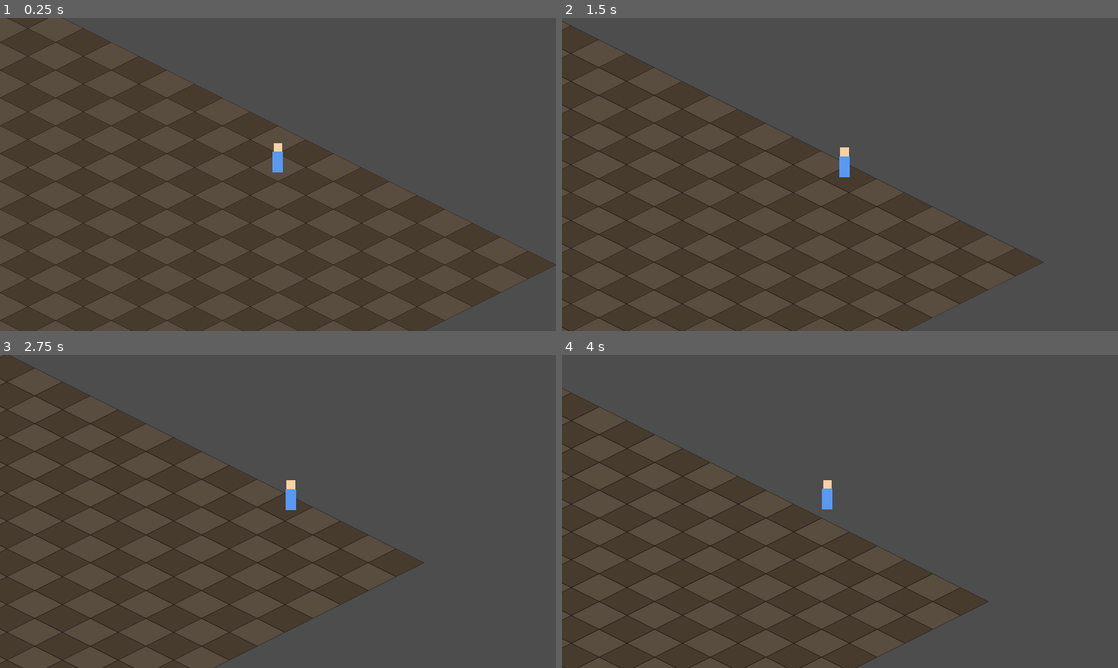
Above: before the commit, frames 1-4 (two rows, left to right).
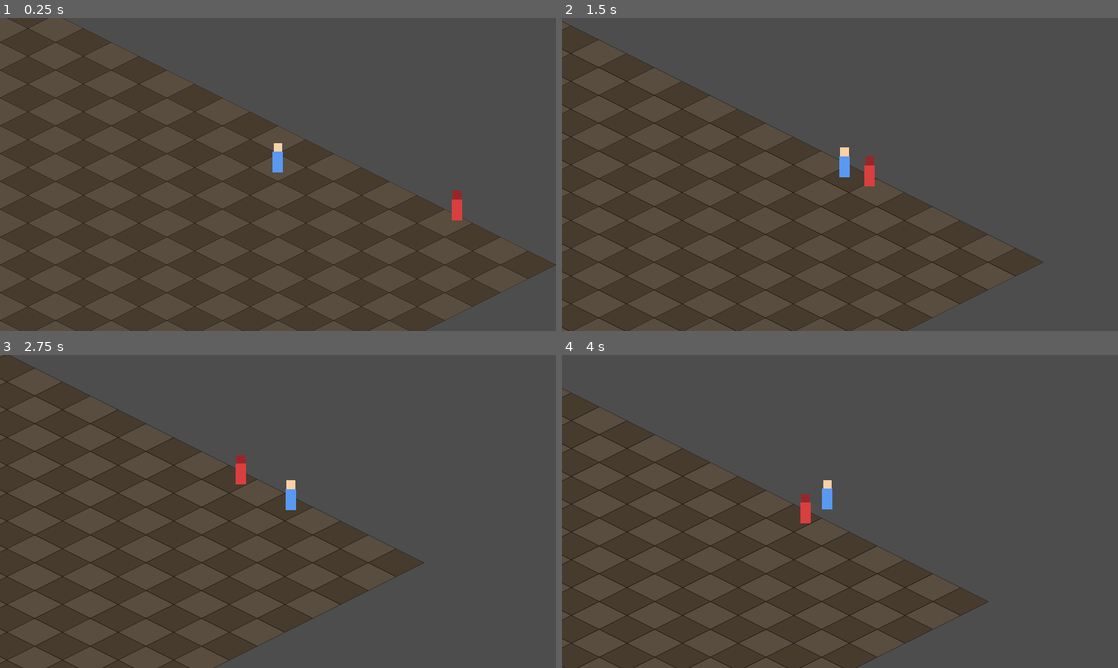
Above: after the commit, the same moments.

Repository: yasnellopez-png/recall-systems-mvp
Game: Godot game, scene res://scenes/main/main.tscn
Two runs of this game, one before a commit and one after it. Both use one fixed random seed, a clock stepped at 60 frames per second and the inputs below.
Inputs:
- Up to frame 1 (0.25 s): no input
- Up to frame 2 (1.5 s): hold D (move_right) 0.53-1.28 s; hold S (move_down) from 1.28 s (still down)
- Up to frame 3 (2.75 s): release S (move_down) at 2.03 s; hold D (move_right) from 2.03 s (still down)
- Up to frame 4 (4 s): release D (move_right) at 2.78 s; hold W (move_up) 2.78-3.53 s; hold A (move_left) from 3.53 s (still down)

The runs differ from the first frame. In frame 1, 0.2% of the frame differs, in the area x 81-84%, y 55-65%; in frame 2, 0.2%; in frame 3, 0.2%; in frame 4, 0.2%.

Commit message:
Add patrolling enemy with detection + contact combat trigger
- patrol_enemy.gd: CharacterBody2D with a PATROL/CHASE/TRIGGERED
  state machine, typed Array[Vector2] waypoints, and a
  combat_triggered(enemy) signal
- patrol_enemy.tscn: red placeholder body/head, rectangle hitbox,
  large DetectionArea (r=96) and small ContactArea (r=12)
- kael.gd: add_to_group("player") so enemies can identify Kael
  via groups instead of name comparison
- main.tscn: instance PatrolEnemy at (540, 260) with 3 waypoints
  forming a triangle around the start area

Combat trigger currently prints "COMBATE INICIADO" and fires the
signal; step 5 will wire the signal to the real combat scene.

https://claude.ai/code/session_01Qx4yCuyvEm4DJ7h2mhsnNw

Diff:
--- /dev/null
+++ b/scenes/enemies/patrol_enemy.tscn
@@ -0,0 +1,39 @@
+[gd_scene load_steps=5 format=3]
+
+[ext_resource type="Script" path="res://scripts/enemies/patrol_enemy.gd" id="1_enemy_script"]
+
+[sub_resource type="RectangleShape2D" id="RectangleShape2D_enemy_body"]
+size = Vector2(14, 10)
+
+[sub_resource type="CircleShape2D" id="CircleShape2D_detection"]
+radius = 96.0
+
+[sub_resource type="CircleShape2D" id="CircleShape2D_contact"]
+radius = 12.0
+
+[node name="PatrolEnemy" type="CharacterBody2D"]
+script = ExtResource("1_enemy_script")
+
+[node name="Body" type="Polygon2D" parent="."]
+color = Color(0.85, 0.25, 0.25, 1)
+polygon = PackedVector2Array(-6, -26, 6, -26, 6, -2, -6, -2)
+
+[node name="Head" type="Polygon2D" parent="."]
+color = Color(0.6, 0.15, 0.15, 1)
+polygon = PackedVector2Array(-5, -36, 5, -36, 5, -26, -5, -26)
+
+[node name="CollisionShape2D" type="CollisionShape2D" parent="."]
+position = Vector2(0, -5)
+shape = SubResource("RectangleShape2D_enemy_body")
+
+[node name="DetectionArea" type="Area2D" parent="."]
+
+[node name="DetectionShape" type="CollisionShape2D" parent="DetectionArea"]
+position = Vector2(0, -5)
+shape = SubResource("CircleShape2D_detection")
+
+[node name="ContactArea" type="Area2D" parent="."]
+
+[node name="ContactShape" type="CollisionShape2D" parent="ContactArea"]
+position = Vector2(0, -5)
+shape = SubResource("CircleShape2D_contact")
--- a/scenes/main/main.tscn
+++ b/scenes/main/main.tscn
@@ -1,8 +1,9 @@
-[gd_scene load_steps=4 format=3]
+[gd_scene load_steps=5 format=3]
 
 [ext_resource type="PackedScene" path="res://scenes/characters/kael.tscn" id="1_kael_scene"]
 [ext_resource type="Script" path="res://scripts/world/world_placeholder.gd" id="2_world_script"]
 [ext_resource type="Script" path="res://scripts/world/follow_camera.gd" id="3_cam_script"]
+[ext_resource type="PackedScene" path="res://scenes/enemies/patrol_enemy.tscn" id="4_enemy_scene"]
 
 [node name="Main" type="Node2D"]
 
@@ -13,6 +14,10 @@
 [node name="Kael" parent="World" instance=ExtResource("1_kael_scene")]
 position = Vector2(320, 200)
 
+[node name="PatrolEnemy" parent="World" instance=ExtResource("4_enemy_scene")]
+position = Vector2(540, 260)
+patrol_points = Array[Vector2]([Vector2(440, 220), Vector2(640, 220), Vector2(540, 360)])
+
 [node name="FollowCamera" type="Camera2D" parent="."]
 script = ExtResource("3_cam_script")
 target_path = NodePath("../World/Kael")
--- a/scripts/characters/kael.gd
+++ b/scripts/characters/kael.gd
@@ -52,6 +52,13 @@
 # _ready() se ejecuta una sola vez cuando el nodo entra en la escena.
 # Es el equivalente al "__init__" de una clase en Python, aunque no es constructor real.
 func _ready() -> void:
+	# Añadimos a Kael al grupo "player". Los grupos en Godot son como
+	# "etiquetas" que permiten identificar nodos sin comparar nombres.
+	# Así los enemigos pueden preguntar "¿este cuerpo está en el grupo player?"
+	# en vez de "¿este cuerpo se llama 'Kael'?". Es más robusto y flexible.
+	# En Python sería similar a poner un atributo tipo self.tags = {"player"}.
+	add_to_group("player")
+
 	# Imprime en la consola de Godot para confirmar que Kael está listo.
 	# En Python sería "print('Kael listo...')".
 	print("Kael listo para moverse en el mundo de Éter Roto.")
--- /dev/null
+++ b/scripts/enemies/patrol_enemy.gd
@@ -0,0 +1,215 @@
+# Script para un enemigo que patrulla entre varios puntos fijos,
+# persigue a Kael si entra en su radio de detección, y al tocarlo
+# dispara la señal "combat_triggered" (por ahora solo imprime en consola;
+# en el paso 5 conectaremos esta señal a la escena de combate real).
+#
+# Este script se adjunta a un CharacterBody2D con dos Area2D hijas:
+#   - DetectionArea  (círculo grande) → detecta al jugador cerca
+#   - ContactArea    (círculo pequeño) → detecta el roce físico que dispara combate
+#
+# CONCEPTOS NUEVOS vs Kael:
+#   - signal: un "evento" que el nodo puede emitir; otros nodos se "suscriben"
+#     para reaccionar. Es el patrón "observer" y equivale mentalmente a un
+#     callback en Python (tipo "on_click = my_function").
+#   - enum: lista de estados con nombre. En Python sería un Enum; aquí es
+#     más simple, solo constantes agrupadas.
+#   - match: como el "match/case" de Python 3.10+, evita una cascada de "if".
+
+# Heredamos de CharacterBody2D porque el enemigo se mueve con físicas
+# (tiene hitbox, colisiona con paredes, empuja cuerpos, etc.).
+extends CharacterBody2D
+
+
+# -------------------------------------------------------------------
+# SEÑAL PÚBLICA
+# -------------------------------------------------------------------
+
+# Declaramos una señal llamada "combat_triggered" que envía una referencia
+# al propio enemigo cuando el combate se dispara. Cualquier nodo externo
+# (por ejemplo Main, o un controlador de combate futuro) puede conectarse.
+signal combat_triggered(enemy: Node)
+
+
+# -------------------------------------------------------------------
+# ESTADOS DEL ENEMIGO (mini "máquina de estados")
+# -------------------------------------------------------------------
+
+# enum crea constantes con nombre. Así PATROL = 0, CHASE = 1, TRIGGERED = 2.
+# Usamos nombres en vez de números para que el código sea legible.
+enum State { PATROL, CHASE, TRIGGERED }
+
+
+# -------------------------------------------------------------------
+# PARÁMETROS EXPORTADOS (editables desde el inspector de Godot)
+# -------------------------------------------------------------------
+
+# Velocidad al patrullar, en píxeles por segundo.
+@export var patrol_speed: float = 60.0
+
+# Velocidad al perseguir, un poco mayor para que se sienta amenazante.
+@export var chase_speed: float = 110.0
+
+# Distancia en píxeles a la que consideramos que el enemigo "llegó"
+# al waypoint actual, para pasar al siguiente. Un valor demasiado bajo
+# causaría que oscile alrededor del punto sin llegar nunca.
+@export var arrive_threshold: float = 6.0
+
+# Lista de puntos de patrulla, en coordenadas globales (píxeles de pantalla).
+# "Array[Vector2]" es una lista tipada: todos los elementos deben ser Vector2.
+# En Python sería "list[tuple[float, float]]" con type hints.
+# Se pueden editar directamente en el inspector o pasar desde main.tscn.
+@export var patrol_points: Array[Vector2] = []
+
+
+# -------------------------------------------------------------------
+# VARIABLES INTERNAS
+# -------------------------------------------------------------------
+
+# Estado actual del enemigo; arranca en PATROL.
+var _state: int = State.PATROL
+
+# Índice del waypoint al que se dirige ahora mismo (0 = el primero).
+var _current_waypoint_index: int = 0
+
+# Referencia al jugador cuando lo tenemos detectado (si no, null).
+# La usamos para perseguirlo en el estado CHASE.
+var _player: Node2D = null
+
+
+# -------------------------------------------------------------------
+# REFERENCIAS A NODOS HIJOS (se resuelven cuando la escena está lista)
+# -------------------------------------------------------------------
+
+# @onready pospone la asignación hasta que _ready() arranca. Si usáramos
+# var normal, $DetectionArea sería null porque los hijos aún no existirían.
+# "$Nombre" es azúcar para "get_node('Nombre')"; igual que navegar un dict en Python.
+@onready var _detection_area: Area2D = $DetectionArea
+@onready var _contact_area: Area2D = $ContactArea
+
+
+# -------------------------------------------------------------------
+# CICLO DE VIDA
+# -------------------------------------------------------------------
+
+# _ready() se ejecuta cuando el nodo entra en el árbol de escena.
+func _ready() -> void:
+	# Añadimos el enemigo al grupo "enemies" por si queremos listarlos
+	# desde otro sitio (ej. un spawner o una UI con nº de enemigos).
+	add_to_group("enemies")
+
+	# Conectamos las señales de las Area2D a nuestras funciones callback.
+	# "body_entered" se dispara cuando un PhysicsBody2D (como Kael) entra
+	# dentro del área. Esto es como hacer button.on_click = handler en Python.
+	_detection_area.body_entered.connect(_on_detection_body_entered)
+	_detection_area.body_exited.connect(_on_detection_body_exited)
+	_contact_area.body_entered.connect(_on_contact_body_entered)
+
+	# Aviso amarillo si el diseñador olvidó configurar puntos de patrulla.
+	# is_empty() en Godot == len(lista) == 0 en Python.
+	if patrol_points.is_empty():
+		push_warning("[PatrolEnemy] Sin puntos de patrulla: el enemigo se quedará quieto.")
+
+	# Log informativo para ver en la consola cómo arranca.
+	print("[PatrolEnemy] Listo en ", global_position, " con ", patrol_points.size(), " puntos de patrulla.")
+
+
+# _physics_process se ejecuta a una frecuencia fija (60 Hz por defecto)
+# y es el sitio adecuado para mover cuerpos físicos.
+func _physics_process(delta: float) -> void:
+	# "match" elige una rama según el valor de _state.
+	# Es más limpio que un "if/elif/elif" largo.
+	match _state:
+		State.PATROL:
+			_update_patrol(delta)
+		State.CHASE:
+			_update_chase(delta)
+		State.TRIGGERED:
+			# Si ya disparamos combate, el enemigo se queda quieto
+			# hasta que Paso 5 tome el control.
+			velocity = Vector2.ZERO
+
+	# Aplicamos la velocidad calculada y dejamos que Godot resuelva
+	# colisiones (paredes, el propio Kael, etc.).
+	move_and_slide()
+
+
+# -------------------------------------------------------------------
+# LÓGICA DE MOVIMIENTO POR ESTADO
+# -------------------------------------------------------------------
+
+# Movimiento tipo "ir al waypoint actual, y cuando llegue saltar al siguiente".
+func _update_patrol(_delta: float) -> void:
+	# Sin puntos de patrulla no hay nada que hacer; nos quedamos quietos.
+	if patrol_points.is_empty():
+		velocity = Vector2.ZERO
+		return
+
+	# Objetivo: el waypoint actual (la lista se recorre en círculo).
+	var target: Vector2 = patrol_points[_current_waypoint_index]
+
+	# Vector que va desde el enemigo hasta el waypoint.
+	var to_target: Vector2 = target - global_position
+
+	# Si estamos lo bastante cerca, avanzamos al siguiente waypoint.
+	# Usamos length() (magnitud euclídea) y "<=" para la tolerancia.
+	if to_target.length() <= arrive_threshold:
+		# "%" es el módulo; asegura que el índice vuelve a 0 al pasar del último.
+		# Igual que en Python: (i + 1) % len(lista).
+		_current_waypoint_index = (_current_waypoint_index + 1) % patrol_points.size()
+		velocity = Vector2.ZERO
+	else:
+		# normalized() devuelve un vector de longitud 1 en la misma dirección.
+		# Multiplicado por la velocidad = vector de velocidad correcto.
+		velocity = to_target.normalized() * patrol_speed
+
+
+# Movimiento tipo "ir directo hacia el jugador".
+func _update_chase(_delta: float) -> void:
+	# Si perdimos la referencia al jugador por algún motivo, volvemos a patrullar.
+	if _player == null:
+		_state = State.PATROL
+		return
+
+	# Vector desde el enemigo hasta el jugador.
+	var to_player: Vector2 = _player.global_position - global_position
+
+	# Avanzamos hacia él a velocidad de persecución.
+	velocity = to_player.normalized() * chase_speed
+
+
+# -------------------------------------------------------------------
+# CALLBACKS DE SEÑALES (respuestas a eventos)
+# -------------------------------------------------------------------
+
+# Se ejecuta cuando un cuerpo físico entra en el radio de detección.
+func _on_detection_body_entered(body: Node2D) -> void:
+	# Solo nos interesa reaccionar si el cuerpo está en el grupo "player".
+	# Así el enemigo no se pone a perseguir otras cosas (otros enemigos, objetos).
+	if body.is_in_group("player") and _state != State.TRIGGERED:
+		# Guardamos la referencia para perseguirlo en _update_chase().
+		_player = body
+		_state = State.CHASE
+		print("[PatrolEnemy] Kael detectado. Persiguiendo.")
+
+
+# Se ejecuta cuando un cuerpo físico sale del radio de detección.
+func _on_detection_body_exited(body: Node2D) -> void:
+	# Si el que sale es el jugador y estábamos persiguiendo, volvemos a patrullar.
+	if body.is_in_group("player") and _state == State.CHASE:
+		_player = null
+		_state = State.PATROL
+		print("[PatrolEnemy] Kael fuera de rango. Volviendo a patrullar.")
+
+
+# Se ejecuta cuando un cuerpo físico entra en el área de contacto (roce físico).
+func _on_contact_body_entered(body: Node2D) -> void:
+	# Disparamos combate solo si es el jugador y no lo habíamos hecho ya.
+	# El chequeo de State.TRIGGERED evita emitir la señal varias veces seguidas.
+	if body.is_in_group("player") and _state != State.TRIGGERED:
+		_state = State.TRIGGERED
+		velocity = Vector2.ZERO
+		# Mensaje claro en consola como pidió el diseño del paso 4.
+		print("COMBATE INICIADO")
+		# Emitimos la señal para que cualquier oyente (por ejemplo Main)
+		# pueda reaccionar (más adelante: cambiar a la escena de combate).
+		combat_triggered.emit(self)
Not shown, removed: scenes/enemies/.gdkeep
Not shown, removed: scripts/enemies/.gdkeep
